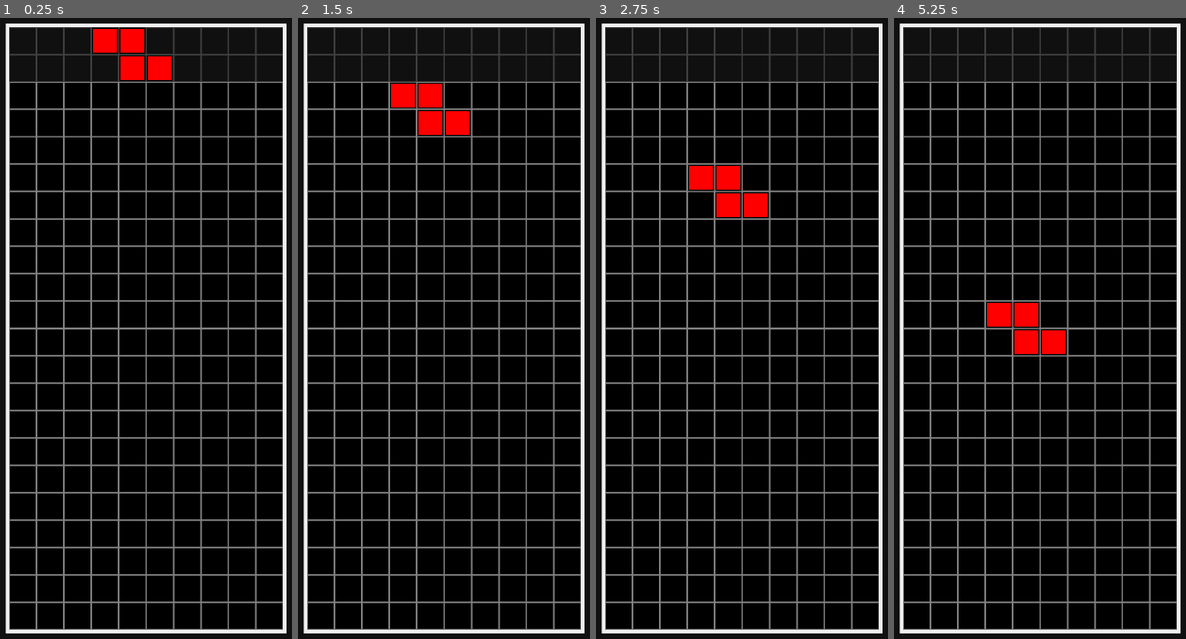
Above: before the commit, frames 1-4 (left to right).
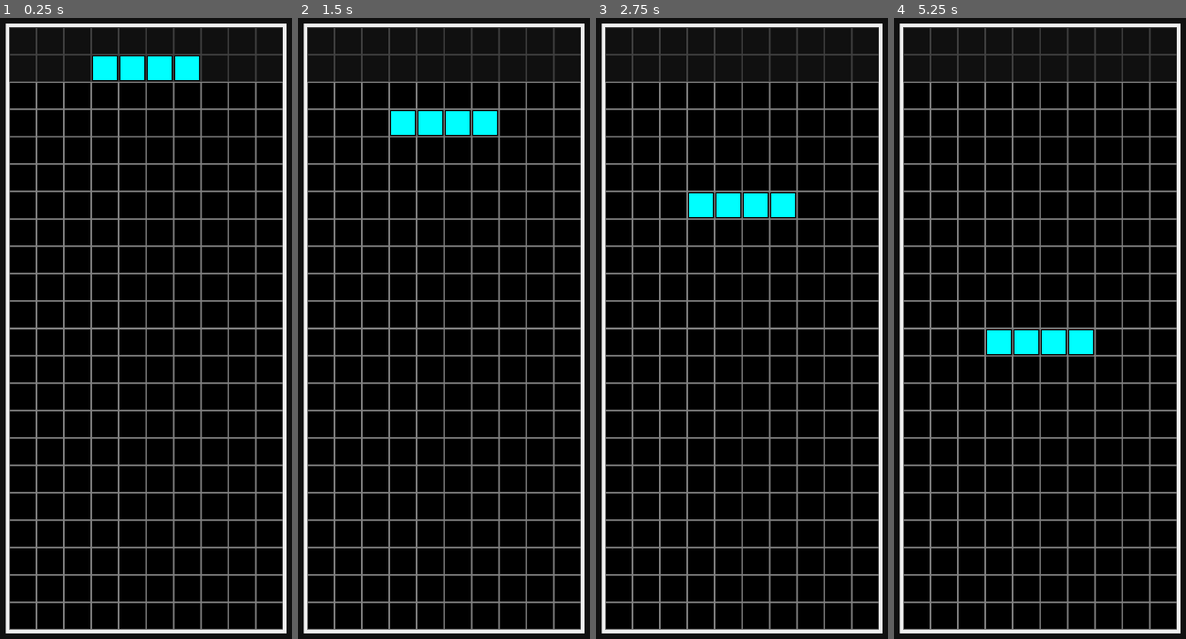
Above: after the commit, the same moments.

Repository: neclor/netris-godot
Game: Godot game, scene res://Main.tscn
Same seed, same stepped clock (60 frames per second), same inputs: the game is played once before the commit and once after it.
Inputs:
- Up to frame 1 (0.25 s): no input
- Up to frame 2 (1.5 s): tap Enter at 0.5 s
- Up to frame 3 (2.75 s): tap Space at 2 s
- Up to frame 4 (5.25 s): tap Enter at 3.5 s; tap Space at 5 s

The runs differ from the first frame. In frame 1, 1.9% of the frame differs, in the area x 31-69%, y 1-11%; in frame 2, 2.0%; in frame 3, 2.0%; in frame 4, 2.1%, in the area x 31-69%, y 45-55%.

Commit message:
Use Dictionary for figure forms

Diff:
--- a/Scripts/Figure.gd
+++ b/Scripts/Figure.gd
@@ -1,4 +1,16 @@
 class_name Figure extends Node
+
+const block_size = 32
+
+const dictionary = {
+	"i": [Color("#00ffff"), Vector2(-block_size, 0), Vector2(0, 0), Vector2(block_size, 0), Vector2(block_size * 2, 0)],
+	"o": [Color("#ffff"), Vector2(0, -block_size), Vector2(block_size, -block_size), Vector2(0, 0), Vector2(block_size, 0)],
+	"t": [Color("#ff00ff"), Vector2(0, -block_size), Vector2(-block_size, 0), Vector2(0, 0), Vector2(block_size, 0)],
+	"j": [Color("#ff7f00"), Vector2(-block_size, -block_size), Vector2(-block_size, 0), Vector2(0, 0), Vector2(block_size, 0)],
+	"l": [Color("#0000ff"), Vector2(block_size, -block_size), Vector2(-block_size, 0), Vector2(0, 0), Vector2(block_size, 0)],
+	"s": [Color("#00ff00"), Vector2(0, -block_size), Vector2(block_size, -block_size), Vector2(-block_size, 0), Vector2(0, 0)],
+	"z": [ Color("#ff0000"), Vector2(-block_size, -block_size), Vector2(0, -block_size), Vector2(0, 0), Vector2(block_size, 0)],
+}
 
 var top_border
 var bottom_border
@@ -11,19 +23,21 @@
 
 var figures_bag
 
-func _init(set_top_border, set_bottom_border, set_left_border, set_right_border, initial_coordinates, structure):
+func _init(set_top_border, set_bottom_border, set_left_border, set_right_border, initial_coordinates, figure_name):
 	top_border = set_top_border
 	bottom_border = set_bottom_border
 	left_border = set_left_border
 	right_border = set_right_border
 
 	coordinates = initial_coordinates
-	blocks_coordinates = structure.slice(2).duplicate()
+	var structure = dictionary[figure_name];
+	var color = structure[0]
+	blocks_coordinates = structure.slice(1)
 
-	for i in len(structure) - 2:
+	for i in len(structure) - 1:
 		var block = Block.Block_scene.instantiate()
 		var block_sprite = block.get_node("Block")
-		Block.change_color(block_sprite, structure[1], structure[1])
+		Block.change_color(block_sprite, color, color)
 		blocks.append(block)
 	update_blocks_coordinates()
 
--- a/Scripts/Main.gd
+++ b/Scripts/Main.gd
@@ -12,19 +12,12 @@
 
 const initial_coordinates = Vector2(-Block.block_size, -(field_height / 2 - 1) * Block.block_size)
 
-const I_Figure = ["i", Color("#00ffff"), Vector2(-block_size, 0), Vector2(0, 0), Vector2(block_size, 0), Vector2(block_size * 2, 0)]
-const O_Figure = ["o", Color("#ffff"), Vector2(0, -block_size), Vector2(block_size, -block_size), Vector2(0, 0), Vector2(block_size, 0)]
-const T_Figure = ["t", Color("#ff00ff"), Vector2(0, -block_size), Vector2(-block_size, 0), Vector2(0, 0), Vector2(block_size, 0)]
-const J_Figure = ["j", Color("#ff7f00"), Vector2(-block_size, -block_size), Vector2(-block_size, 0), Vector2(0, 0), Vector2(block_size, 0)]
-const L_Figure = ["l", Color("#0000ff"), Vector2(block_size, -block_size), Vector2(-block_size, 0), Vector2(0, 0), Vector2(block_size, 0)]
-const S_Figure = ["s", Color("#00ff00"), Vector2(0, -block_size), Vector2(block_size, -block_size), Vector2(-block_size, 0), Vector2(0, 0)]
-const Z_Figure = ["z", Color("#ff0000"), Vector2(-block_size, -block_size), Vector2(0, -block_size), Vector2(0, 0), Vector2(block_size, 0)]
-const structures = [I_Figure, O_Figure, T_Figure, J_Figure, L_Figure, S_Figure, Z_Figure]
+const figure_names = ["i", "o", "t", "j", "l", "s", "z"]
 
-var structure_bag
-var next_structure
+var structure_bag = []
+var next_name
 
-var locked_blocks
+var locked_blocks = []
 
 var figure
 #var figure_ghost
@@ -34,13 +27,7 @@
 	init()
 
 func init():
-	locked_blocks = []
-
-	structure_bag = structures.duplicate()
-	var new_figure_index = randi_range(0, len(structure_bag) - 1)
-	next_structure = structure_bag[new_figure_index]
-	structure_bag.remove_at(new_figure_index)
-
+	chose_next_structure()
 	add_new_figure_to_field()
 
 func _on_game_timer_timeout():
@@ -57,12 +44,12 @@
 
 func chose_next_structure():
 	if structure_bag == []:
-		structure_bag = structures.duplicate()
+		structure_bag = figure_names.duplicate()
 
 	var new_structure_index = randi_range(0, len(structure_bag) - 1)
-	var present_structure = next_structure
+	var current_name = next_name
 
-	next_structure = structure_bag[new_structure_index]
+	next_name = structure_bag[new_structure_index]
 	structure_bag.remove_at(new_structure_index)
 
-	return present_structure
+	return current_name
